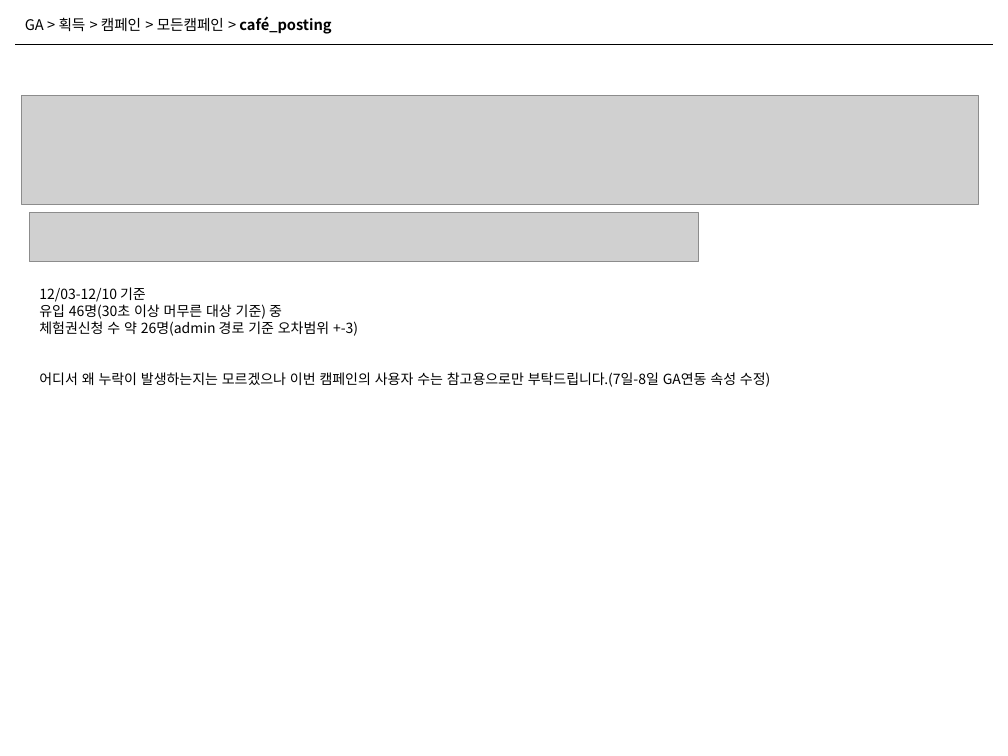
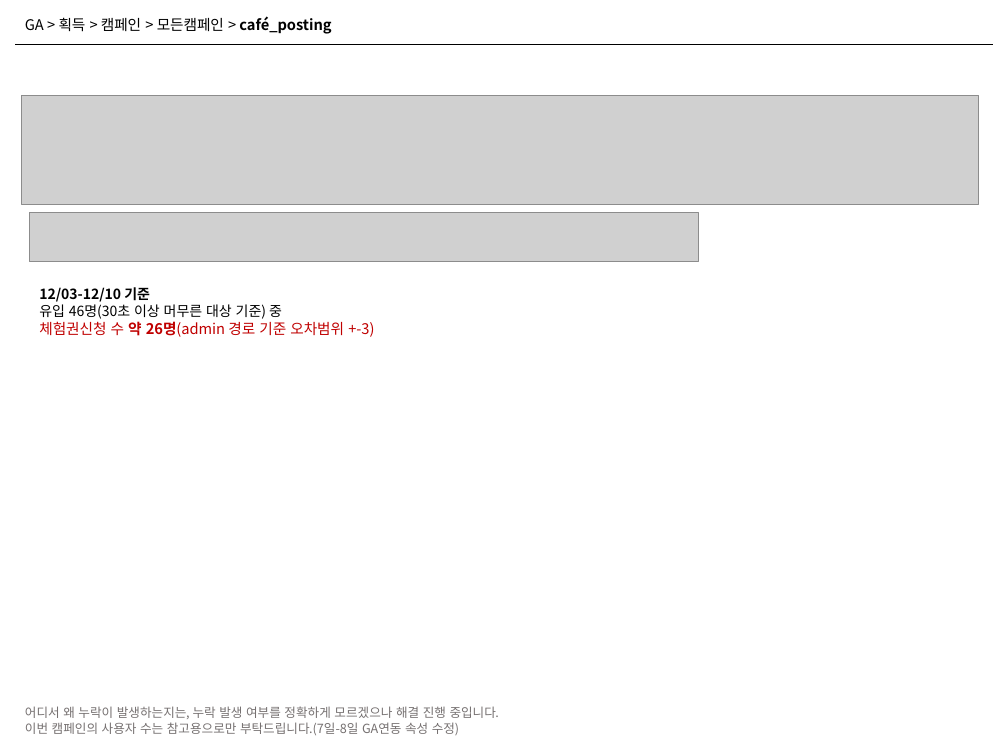
Before and after one commit to naxvinci/marketing, a slide deck: slide 13 of marketing_insights_GA.pptx. Drawn at 1008x756 pixels with LibreOffice and Linux fonts; fonts in the diff are those of the drawing; grey boxes stand for pictures. Boxes give left, top, right and bottom in pixels: in the first picture for what was removed or moved away, otherwise in the second. Text is boxed around its words. In the diff, an @@ line names an element or a change of style, - is before the commit and + after.

```diff
--- a/marketing_insights_GA.pptx
+++ b/marketing_insights_GA.pptx
@@ text at <box>39,287,374,337</box>: bold on in "12/03-12/10 기준", "약 26명(admin"; size 10 to 10.5 pt, text colour #000000 to #C00000 in "체험권신청 수 약 26명(admin 경로 기준 오차범위 ..." @@
@@ text at <box>39,372,770,387</box>: paragraph removed @@
-어디서 왜 누락이 발생하는지는 모르겠으나 이번 캠페인의 사용자 수는 참고용으로만 부탁드립니다.(7일-8일 GA연동 속성 수정)
@@ text added at <box>25,706,499,735</box>, 9 pt, text #767171 @@
+어디서 왜 누락이 발생하는지는, 누락 발생 여부를 정확하게 모르겠으나 해결 진행 중입니다.
+이번 캠페인의 사용자 수는 참고용으로만 부탁드립니다.(7일-8일 GA연동 속성 수정)
```
Also in this commit, not shown: 8 other slides changed, 4 slides added, 1 slide removed.
